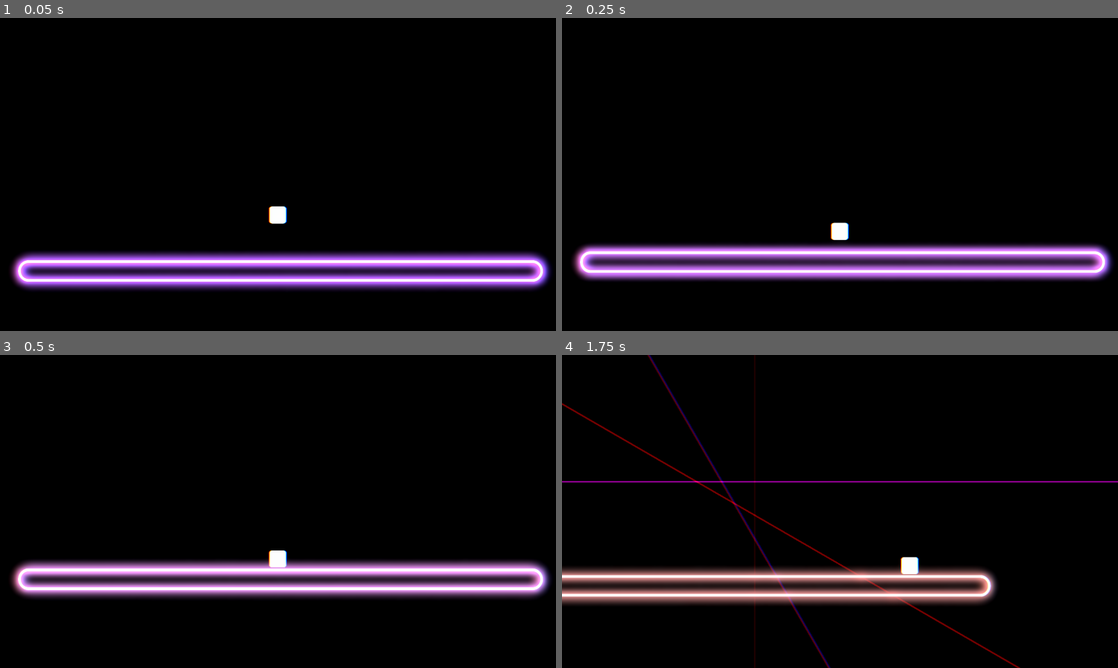
Above: before the commit, frames 1-4 (two rows, left to right).
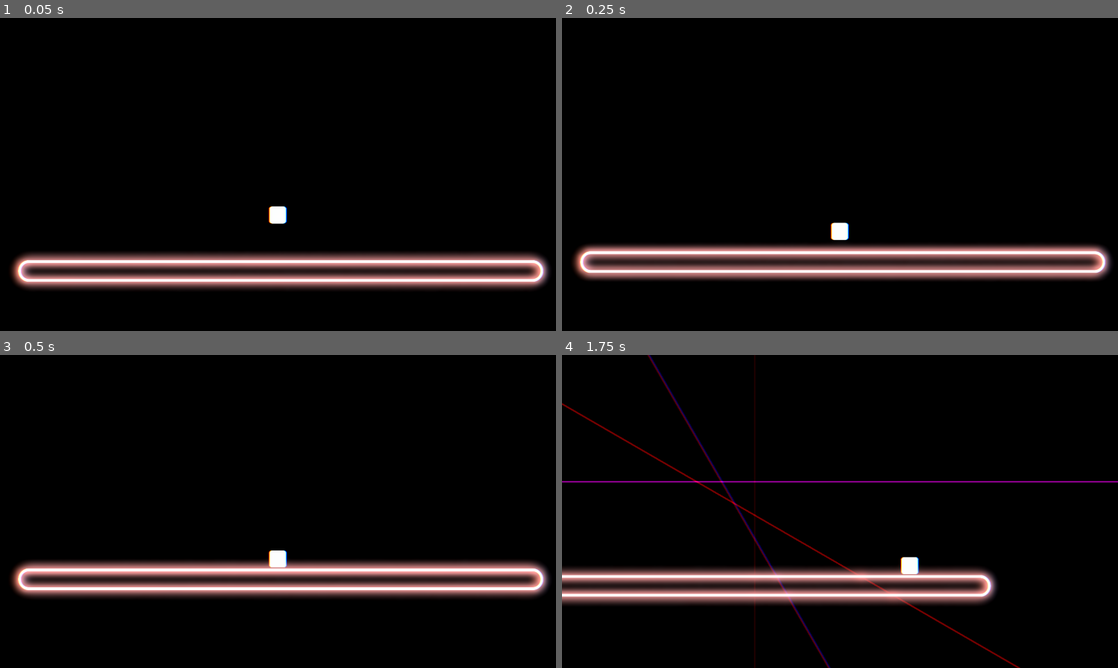
Above: after the commit, the same moments.

Repository: FireEntity1/beat-jumper
Game: Godot game, scene res://scenes/main_game.tscn
Same seed, same stepped clock (60 frames per second), same inputs: the game is played once before the commit and once after it. Sound files missing from this copy of the repository are replaced by a short silence.
Inputs (mouse positions are in pixels of both pictures, inside the frame that each line leads up to):
- Up to frame 1 (0.05 s): no input
- Up to frame 2 (0.25 s): no input
- Up to frame 3 (0.5 s): no input
- Up to frame 4 (1.75 s): tap Enter (ui_accept) at 0.5 s; move the mouse to (962, 495) at 0.52 s; hold D (right) 0.53-1.25 s; tap S (slam) at 0.6 s; click (962, 495) at 0.67 s; tap Space (jump) at 0.77 s; drag from (728, 527) to (812, 574) at 1.27 s

The runs differ from the first frame. In frame 1, 10% of the frame differs, in the area x 2-99%, y 74-87%; in frame 2, 9.5%; in frame 3, 8.2%; in frame 4, nothing differs.

Commit message:
feat: preview updates

Diff:
--- a/scenes/editor.tscn
+++ b/scenes/editor.tscn
@@ -175,6 +175,7 @@
 render_target_update_mode = 0
 
 [node name="main_game" parent="layer/preview_container/preview" instance=ExtResource("6_eqbpn")]
+is_preview = true
 
 [connection signal="text_changed" from="title" to="." method="_on_title_text_changed"]
 [connection signal="text_changed" from="subtitle" to="." method="_on_subtitle_text_changed"]
--- a/scripts/event_handler.gd
+++ b/scripts/event_handler.gd
@@ -190,10 +190,10 @@
 func _ready() -> void:
 	map.data = events
 	bpm += epsilon
-	#$music.play(310.4)
-	$music.play(279.55)
+	if not is_preview:
+		$music.play(279.55)
 	map.data.sort_custom(sort_by_trigger_beat)
-	$main_platform/platform_sprite.modulate = global.colours_raw["purple"]
+	$main_platform/platform_sprite.modulate = global.colours_raw["pink"]
 
 func _process(delta: float) -> void:
 	global.bpm = bpm
--- a/scripts/laser.gd
+++ b/scripts/laser.gd
@@ -55,7 +55,8 @@
 		parent = get_parent().get_parent().get_parent()
 	else:
 		parent = get_parent().get_parent()
-	parent.click()
+	if parent.is_preview == true:
+		parent.click()
 	if is_fired:
 		return
 	is_fired = true
--- a/scripts/player.gd
+++ b/scripts/player.gd
@@ -3,6 +3,8 @@
 
 const SPEED = 1300.0
 const JUMP_VELOCITY = -1700.0
+
+var is_preview = false
 
 var prev_dir = 1
 var dashing = false
@@ -20,6 +22,9 @@
 @onready var glitch = $layer4/glitch.material as ShaderMaterial
 
 func _ready() -> void:
+	if get_parent().is_preview:
+		hide()
+		is_preview = true
 	pulse_loop()
 
 func pulse_loop():
@@ -121,3 +126,5 @@
 
 	scale = scale.move_toward(scale_target,0.09)
 	move_and_slide()
+	if is_preview:
+		position = Vector2(0,0)
